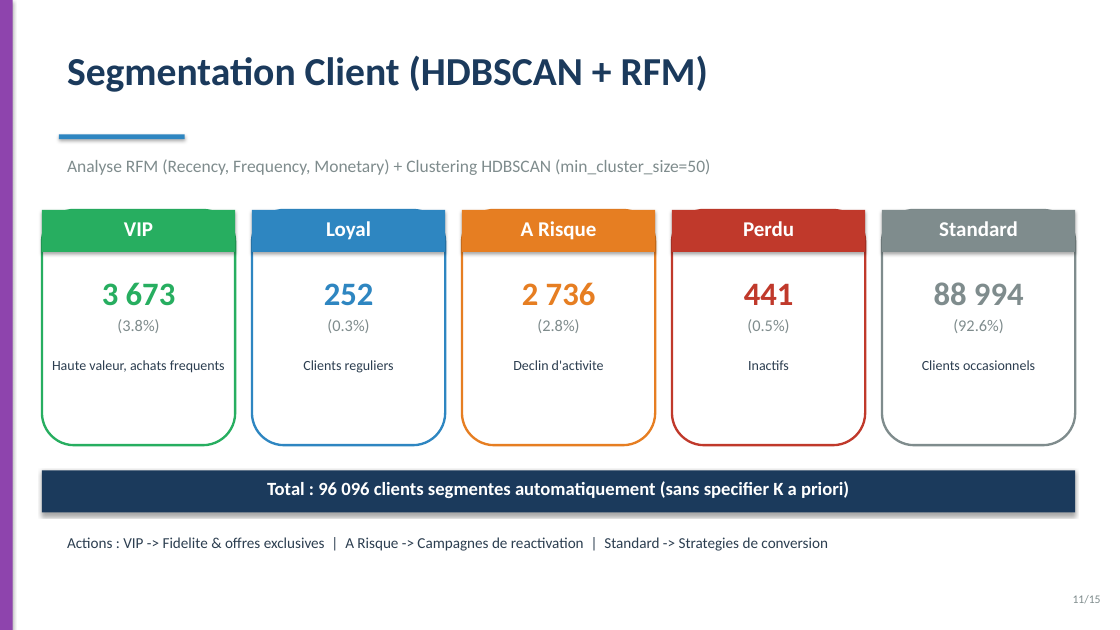
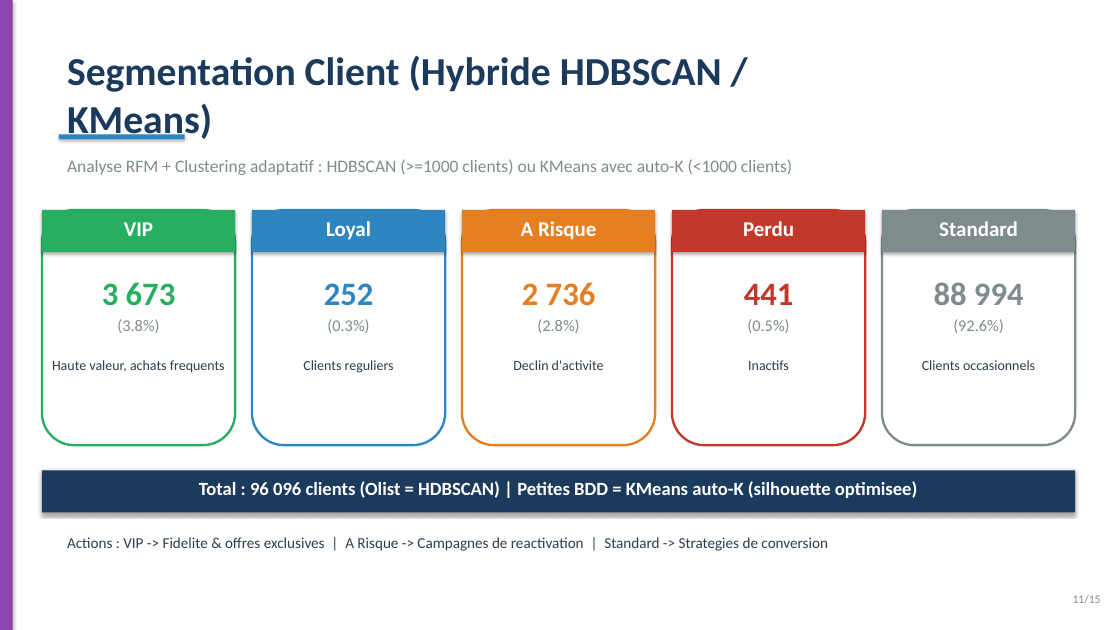
Before and after one commit to amine-dubs/COD-CRM, a slide deck: slide 11 of docs/presentation.pptx. Drawn at 1120x630 pixels with LibreOffice and Linux fonts; fonts in the diff are those of the drawing. Boxes give left, top, right and bottom in pixels: in the first picture for what was removed or moved away, otherwise in the second. Text is boxed around its words. In the diff, an @@ line names an element or a change of style, - is before the commit and + after.

```diff
--- a/docs/presentation.pptx
+++ b/docs/presentation.pptx
@@ text at <box>67,56,722,141</box>: text changed @@
-Segmentation Client (HDBSCAN + RFM)
+Segmentation Client (Hybride HDBSCAN / KMeans)
@@ text at <box>67,159,792,175</box>: text changed @@
-Analyse RFM (Recency, Frequency, Monetary) + Clustering HDBSCAN (min_cluster_size=50)
+Analyse RFM + Clustering adaptatif : HDBSCAN (>=1000 clients) ou KMeans avec auto-K (<1000 clients)
@@ text at <box>199,481,917,498</box>: text changed @@
-Total : 96 096 clients segmentes automatiquement (sans specifier K a priori)
+Total : 96 096 clients (Olist = HDBSCAN) | Petites BDD = KMeans auto-K (silhouette optimisee)
```
Also in this commit, not shown: 3 other slides changed, 36 other files.
